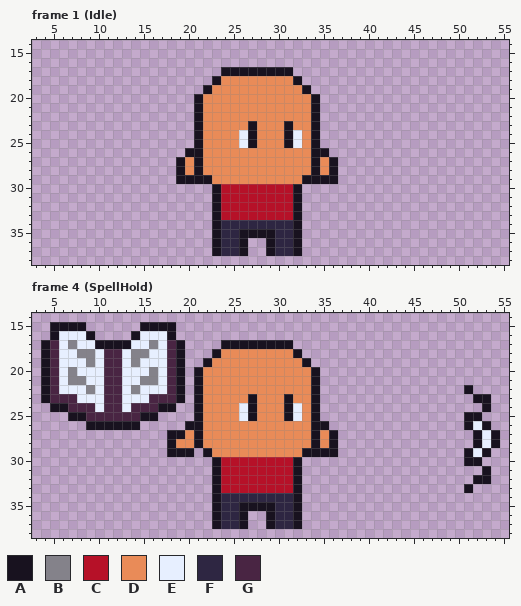
One commit to this pixel-art file: Assets/Game/Sprites/Player/Player.aseprite. Above: the version before the commit.
56x56 pixels, 4 frames. Shown: frame 1 (Idle): x 3..55, y 14..38; frame 4 (SpellHold): x 3..55, y 14..38. The commit also changed other frames, which this record leaves out.
Visible layers, top first: "HandRight", "HandLeft", "Indicator", "Weapon", "Body".
Palette (. is transparent): A #18121f  B #84828a  C #b61128  D #e98b58  E #e7efff  F #2e2642  G #492543
Pixels before, frame 1 (Idle), first column x 19:
17 .....AAAAAAAA.....
18 ....ADDDDDDDDA....
19 ...ADDDDDDDDDDA...
20 ..ADDDDDDDDDDDDA..
21 ..ADDDDDDDDDDDDA..
22 ..ADDDDDDDDDDDDA..
23 ..ADDDDDADDDADDA..
24 ..ADDDDEADDDAEDA..
25 ..ADDDDEADDDAEDA..
26 .AADDDDDDDDDDDDAA.
27 ADADDDDDDDDDDDDADA
28 ADADDDDDDDDDDDDADA
29 AAAADDDDDDDDDDAAAA
30 ....ACCCCCCCCA....
31 ....ACCCCCCCCA....
32 ....ACCCCCCCCA....
33 ....ACCCCCCCCA....
34 ....AFFFFFFFFA....
35 ....AFFAAAAFFA....
36 ....AFFA..AFFA....
37 ....AFFA..AFFA....
Pixels before, frame 4 (SpellHold), first column x 4:
15 .AAAA......AAAA....................................
16 .AEEEA....AEEEA....................................
17 AGEBEEAAAAEEBEGA....AAAAAAAA.......................
18 AGEEBBEGGEBBEEGA...ADDDDDDDDA......................
19 AGEEEBEGGEBEEEGA..ADDDDDDDDDDA.....................
20 AGEBEEEGGEEEBEGA.ADDDDDDDDDDDDA....................
21 AGEBBEEGGEEBBEGA.ADDDDDDDDDDDDA....................
22 AGEEEBEGGEBEEEGA.ADDDDDDDDDDDDA................A...
23 AGGGEEEGGEEEGGGA.ADDDDDADDDADDA.................AA.
24 .AAGGGEGGEGGGAA..ADDDDEADDDAEDA..................A.
25 ...AAGGGGGGAA....ADDDDEADDDAEDA................AA..
26 .....AAAAAA.....AADDDDDDDDDDDDAA...............AEA.
27 ..............AADADDDDDDDDDDDDADA...............AEA
28 ..............ADDADDDDDDDDDDDDADA...............AEA
29 ..............AAA.ADDDDDDDDDDAAAA..............AEA.
30 ...................ACCCCCCCCA..................AA..
31 ...................ACCCCCCCCA....................A.
32 ...................ACCCCCCCCA...................AA.
33 ...................ACCCCCCCCA..................A...
34 ...................AFFFFFFFFA......................
35 ...................AFFAAAAFFA......................
36 ...................AFFA..AFFA......................
37 ...................AFFA..AFFA......................
And afterwards:
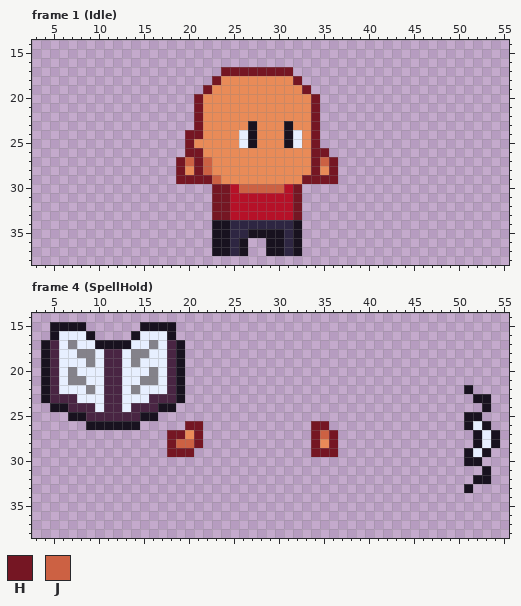
Colours new in this view: H #751623  J #cc6143
Changes in this commit:
Changed rows in their new state; - is an unchanged pixel.
Frame 1 (Idle), layers "HandRight", "HandLeft", "Body":
first column x 19:
17 -----HHHHHHHH-----
18 ----H--------H----
19 ---H----------H---
20 --H------------H--
21 --H------------H--
22 --H------------H--
23 --H------------H--
24 -HH------------H--
25 -HD------------H--
26 -HH------------HH-
27 HJHJ-----------HJH
28 H-HJ-----------H-H
29 HHHHJ---------HHHH
30 ----HH-JJJJJ-H----
31 ----HH-------H----
32 ----HH-------H----
33 ----HH-------H----
34 -----A------------
35 -----A-F---A------
36 -----A-----A------
37 -----A-----A------
Frame 4 (SpellHold), layers "HandRight", "HandLeft", "Body":
first column x 18:
17 ------........-----
18 -----..........----
19 ----............---
20 ---..............--
21 ---..............--
22 ---..............--
23 ---..............--
24 ---..............--
25 ---..............--
26 --HH............HH-
27 HH-H............HJH
28 HJJH............H-H
29 HHH-............HHH
30 -----..........----
31 -----..........----
32 -----..........----
33 -----..........----
34 -----..........----
35 -----..........----
36 -----....--....----
37 -----....--....----
Pixel boxes of the changes (left, top, right, bottom) in both pictures:
changed: (176, 67, 338, 256)
changed: (167, 340, 338, 529)
